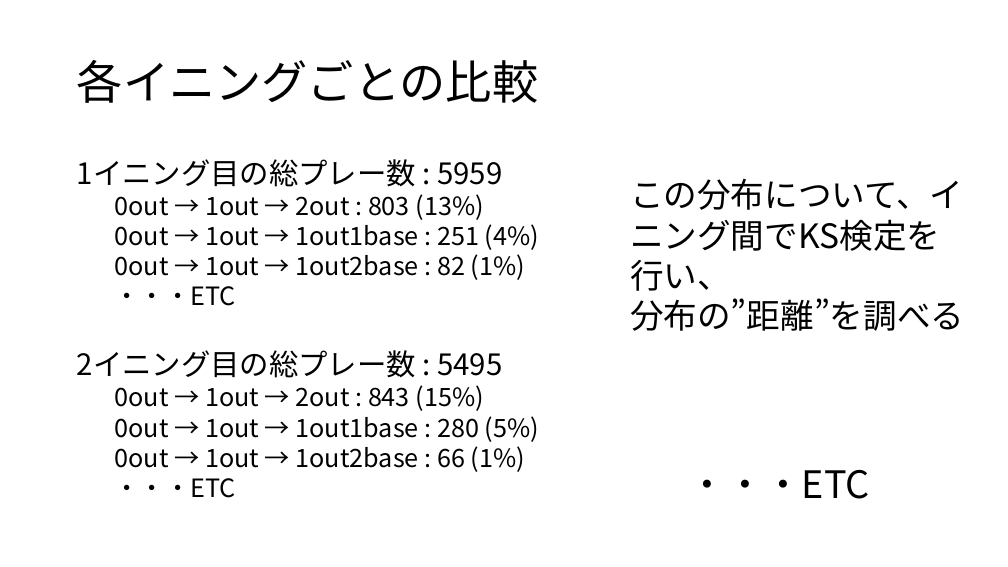
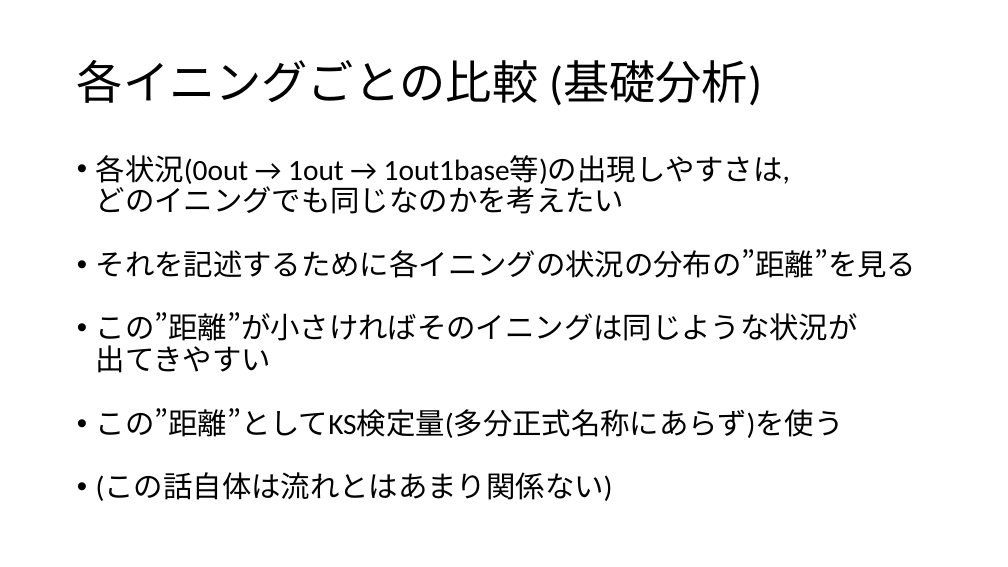
Before and after one commit to hsoccer/baseball, a slide deck: slide 6 of presentation/ゼミ論20181030.pptx. Drawn at 1008x567 pixels with LibreOffice and Linux fonts; fonts in the diff are those of the drawing. Boxes give left, top, right and bottom in pixels: in the first picture for what was removed or moved away, otherwise in the second. Text is boxed around its words. In the diff, an @@ line names an element or a change of style, - is before the commit and + after.

```diff
--- a/presentation/ゼミ論20181030.pptx
+++ b/presentation/ゼミ論20181030.pptx
@@ title at [77,60,762,106]: text changed; font Noto Sans CJK JP to Calibri @@
-各イニングごとの比較
+各イニングごとの比較 (基礎分析)
@@ text at [96,155,917,501]: text changed; size 24 to 28 pt; font Noto Sans CJK JP to Calibri @@
-1イニング目の総プレー数 : 5959
-  0out → 1out → 2out : 803 (13%)
-  0out → 1out → 1out1base : 251 (4%)
-  0out → 1out → 1out2base : 82 (1%)
-  ・・・ETC
-2イニング目の総プレー数 : 5495
-  0out → 1out → 2out : 843 (15%)
-  0out → 1out → 1out1base : 280 (5%)
-  0out → 1out → 1out2base : 66 (1%)
-  ・・・ETC
+• 各状況(0out → 1out → 1out1base等)の出現しやすさは, どのイニングでも同じなのかを考えたい
+• それを記述するために各イニングの状況の分布の”距離”を見る
+• この”距離”が小さければそのイニングは同じような状況が 出てきやすい
+• この”距離”としてKS検定量(多分正式名称にあらず)を使う
+• (この話自体は流れとはあまり関係ない)
@@ text removed at [630,179,964,331] @@
-この分布について、イニング間でKS検定を行い、
-分布の”距離”を調べる
@@ text removed at [689,470,870,499] @@
-・・・ETC
```
Also in this commit, not shown: 11 other slides changed, 5 slides added, 3 other files.
